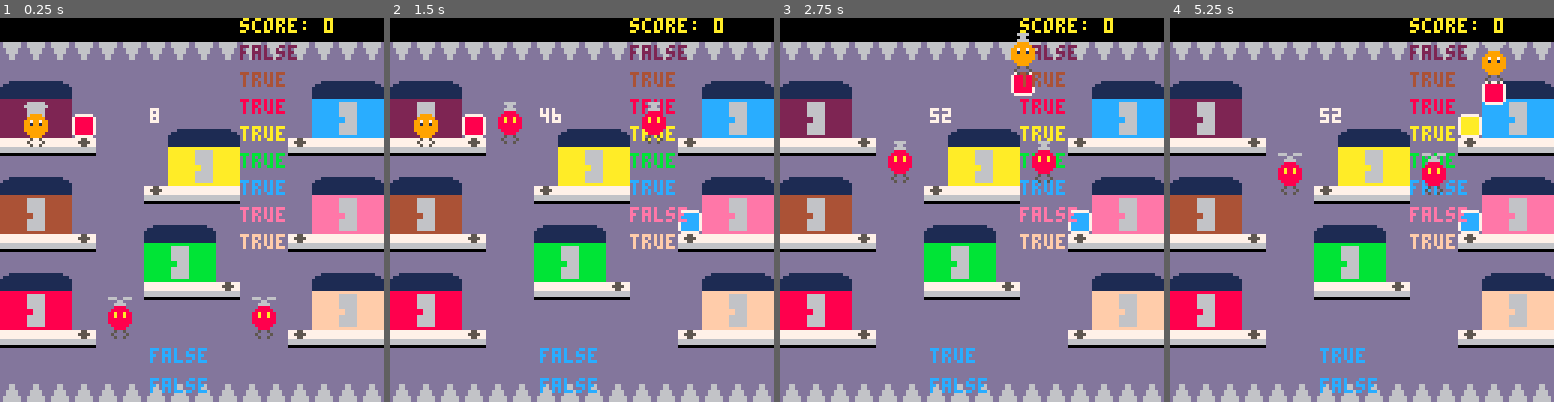
Above: before the commit, frames 1-4 (left to right).
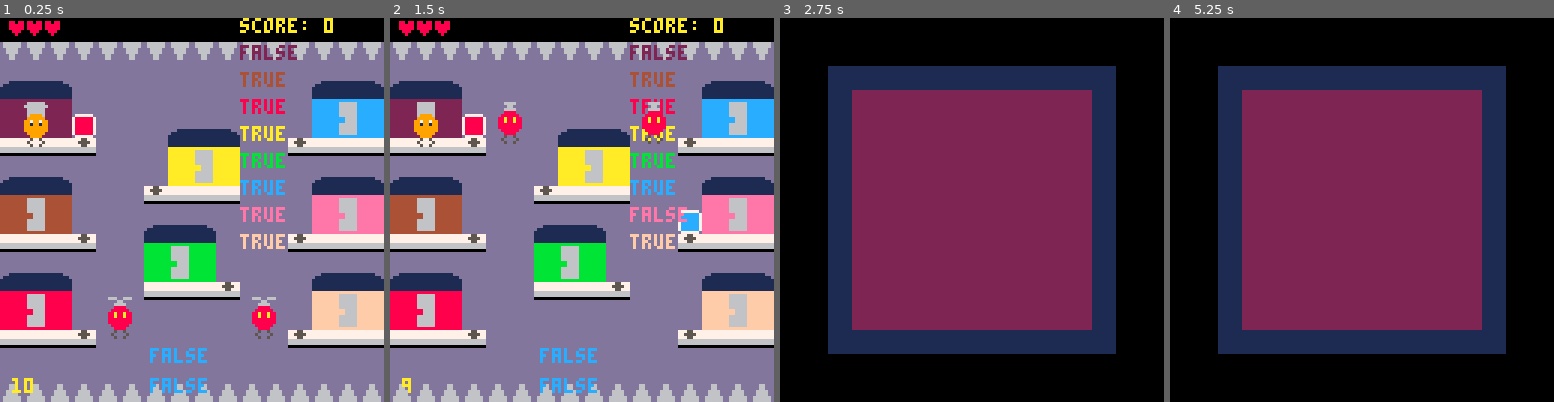
Above: after the commit, the same moments.

Repository: FlavioIero/Delivery
Game: PICO-8 cartridge atari.p8
Two runs of this game, one before a commit and one after it. Both use one fixed random seed, a clock stepped at 60 frames per second and the inputs below.
Inputs:
- Up to frame 1 (0.25 s): no input
- Up to frame 2 (1.5 s): no input
- Up to frame 3 (2.75 s): hold Right 1.6-2.1 s; hold Up 2.15-2.42 s; hold Right from 2.47 s (still down)
- Up to frame 4 (5.25 s): release Right at 3.03 s; hold Left 3.08-3.58 s; hold Down 3.63-3.97 s; hold Right 4.02-4.68 s; hold Up 4.73-5.03 s; hold Left from 5.08 s (still down)

The runs differ from the first frame. In frame 1, 0.5% of the frame differs, in the area x 2-42%, y 0-98%; in frame 2, 0.5%; in frame 3, 92%; in frame 4, 92%, in the area x 0-100%, y 0-100%.

Commit message:
started game loop

Diff:
--- a/atari.p8
+++ b/atari.p8
@@ -4,44 +4,40 @@
 -- main --
 
 -- const
-game_states = {"menu","game","game_over"}
+game_states = {menu=1,game=2,game_over=3}
 
 -- var
-local state = game_states[1]
+state = game_states.menu
 gm = {}
 e = {}
+p = {}
 
 -- debug
 b = {}
 
-p = {}
-
-
 function _init()
 	start_game()
-	add(e,enemy.new(36,100))
-	add(e,enemy.new(84,100))
-	p = player.new(player_sp)
+
 	-- debug
 
 end
 
 function _update()
-	if state == game_states[1] then
+	if state == game_states.menu then
 		update_menu()
-	elseif state == game_states[2] then
+	elseif state == game_states.game then
 		update_game()
-	elseif state == game_states[3] then
+	elseif state == game_states.game_over then
 		update_game_over()
 	end
 end
 
 function _draw()
-	if state == game_states[1] then
+	if state == game_states.menu then
 		draw_menu()
-	elseif state == game_states[2] then
+	elseif state == game_states.game then
 		draw_game()
-	elseif state == game_states[3] then
+	elseif state == game_states.game_over then
 		draw_game_over()
 	end
 end
@@ -89,8 +85,8 @@
 	map(0,0,0,0,16,16)
 	print("score: "..gm.score,80,0,10)
 	for k,v in pairs(gm.boxes) do
-		spr(v.sprt,v.pos.x,v.pos.y)
-		print(gm.boxes[1].desp_timer,50,30,7)
+		if not v.destroy then
+			spr(v.sprt,v.pos.x,v.pos.y) end
 	end
 	for i=1,#gm.houses do
 		print(gm.houses[i].is_free,80,9*i,colors[i])
@@ -101,19 +97,28 @@
 	p:draw()
 	print(p_hit_spikes,50,110,12)
 	print(p_hit_enemy,50,120,12)
+	print(curr_timer,4,120,10)
+	for i=0,gm.hp-1 do
+		print("♥",2+i*6,1,8)
+	end
 end
 
 function draw_menu()
-
+	cls()
+	map(16,0,0,0,16,16)
 end
 
 function draw_game_over()
-
+	cls()
+	map(34,0,0,0,16,16)
 end
 
 function start_game()
-	state = game_states[2]
+	state = game_states.game
 	gm = game_mng.new()
+	add(e,enemy.new(36,100))
+	add(e,enemy.new(84,100))
+	p = player.new(player_sp)
 end
 -->8
 -- vector2 --
@@ -339,8 +344,9 @@
 
 function player:hit_enemy()
 	gm:player_hit_enemy()
-	self.box.destroy = true
-
+	if self.hooked then
+		self.box:despawn() end
+	self:move(player_sp)
 end
 
 -->8
@@ -522,11 +528,11 @@
 player_sp = vector2.new(8,32) -- player spawn point
 p_r = 3.5 -- player hb range
 e_r = 3.5 -- enemy hb range
-timer = 120 -- game timer
+game_timer = 10
 max_hp = 3
 
 -- var
-hp = max_hp
+bad_ending = false
 -->8
 -- game_manager --
 
@@ -540,6 +546,8 @@
 local max_boxes = 4
 
 -- var
+curr_timer = game_timer
+local frm = 0
 
 -- base
 
@@ -548,7 +556,7 @@
 	for i=1,#colors do
 		add(hs,house.new(i))
 	end
-	return setmetatable({boxes={},houses=hs,score=0,sp_timer=0},game_mng)
+	return setmetatable({boxes={},houses=hs,score=0,sp_timer=0,hp=max_hp},game_mng)
 end
 
 function game_mng:box_shipped(b)
@@ -566,6 +574,11 @@
 	end
 	for k,v in pairs(self.boxes) do
 		v:update()
+	end
+	frm += 1
+	if frm >= 30 then
+		decrease_curr_timer(1)
+		frm = 0
 	end
 end
 
@@ -598,7 +611,7 @@
 p_hit_spikes = false
 function game_mng:player_hit_spikes()
 	-- handle game state
-
+	bad_game_over()
 	-- debug
 	p_hit_spikes = true
 end
@@ -607,6 +620,32 @@
 function game_mng:player_hit_enemy()
 	-- debug
 	p_hit_enemy = true
+
+	if p.hooked then
+		if self:remove_hp(1) <= 0 then
+			bad_game_over() end
+	end
+end
+
+function game_mng:remove_hp(amount)
+	self.hp -= amount
+	return self.hp
+end
+
+function decrease_curr_timer(amount)
+	curr_timer -= amount
+	if curr_timer <= 0 then
+		timer_ended() end
+end
+
+function timer_ended()
+	bad_ending = false
+	state = game_states.game_over
+end
+
+function bad_game_over()
+	bad_ending = true
+	state = game_states.game_over
 end
 __gfx__
 0000000000000000dddddddd00999900000000000000000000500500ddddddddd666666d777777770088880077755777dddddddddddddddddddddddd00000000
